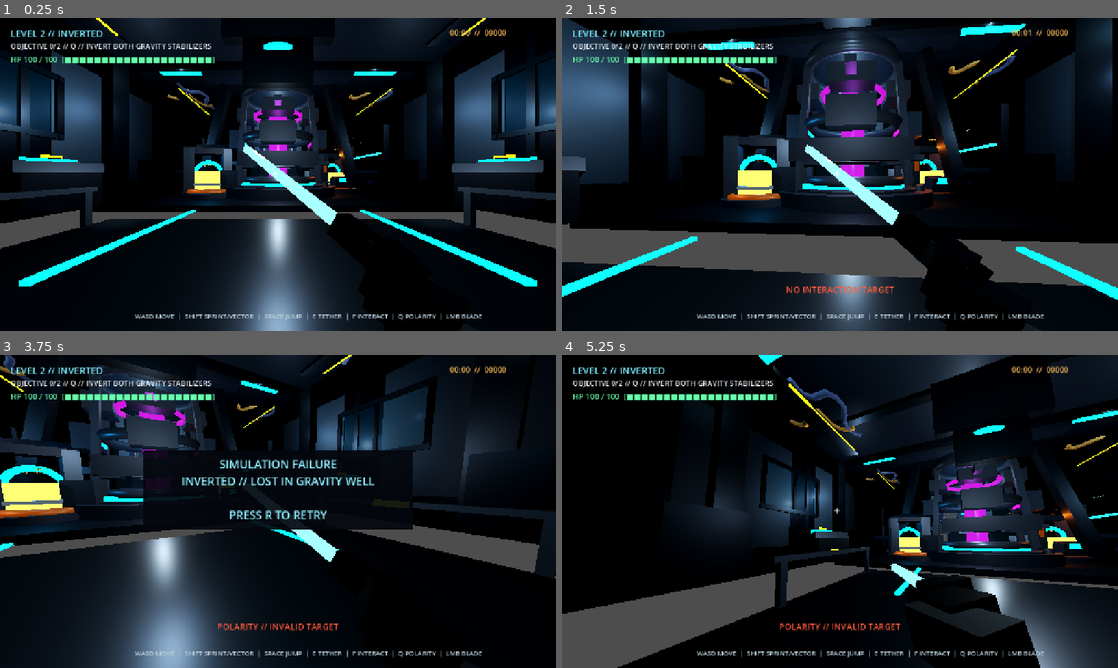
Above: before the commit, frames 1-4 (two rows, left to right).
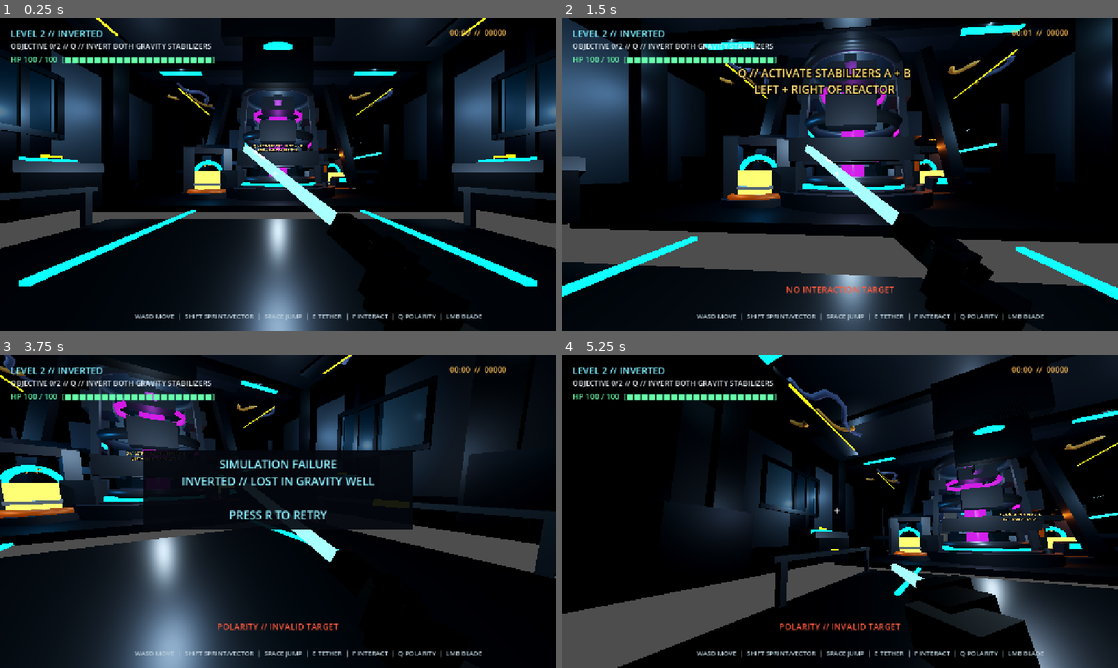
Above: after the commit, the same moments.

Repository: ZappyBoi2007/GlitchVerse
Game: Godot game, scene res://levels/inverted/inverted_preview.tscn
Two runs of this game, one before a commit and one after it. Both use one fixed random seed, a clock stepped at 60 frames per second and the inputs below. This scene is started directly instead of the project's main scene.
Inputs (mouse positions are in pixels of both pictures, inside the frame that each line leads up to):
- Up to frame 1 (0.25 s): no input
- Up to frame 2 (1.5 s): tap Enter at 0.5 s; move the mouse to (867, 174) at 0.52 s; hold E (grapple) 0.53-1.28 s; hold W (move_forward) from 0.53 s (still down); click (867, 174) at 0.67 s; tap Space (jump) at 0.77 s; move the mouse to (812, 174) at 1.27 s; tap F (interact) at 1.35 s
- Up to frame 3 (3.75 s): tap Space (jump) at 1.52, 3.02 s; move the mouse to (289, 505) at 2.02 s; hold Q (polarity) 2.03-2.78 s; move the mouse to (272, 517) at 2.77 s; tap 3 (select_freeze) at 2.85 s; click (272, 517) at 2.92 s; tap R (restart_level) at 3.5 s; move the mouse to (444, 558) at 3.52 s; release W (move_forward) at 3.53 s; hold A (move_left) from 3.53 s (still down); hold 2 (select_gravity) from 3.53 s (still down)
- Up to frame 4 (5.25 s): tap Space (jump) at 3.77, 4.52 s; tap R (restart_level) at 4.25 s; move the mouse to (673, 464) at 4.27 s; release 2 (select_gravity) at 4.28 s; tap 1 (select_phase) at 4.35 s; move the mouse to (845, 511) at 5.02 s; release A (move_left) at 5.03 s; hold W (move_forward) from 5.03 s (still down); hold Shift (sprint) from 5.03 s (still down); click (845, 511) at 5.17 s

The runs differ from the first frame. In frame 1, 0.1% of the frame differs, in the area x 45-55%, y 40-43%; in frame 2, 1.3%, in the area x 31-63%, y 16-25%; in frame 3, less than 0.1%; in frame 4, less than 0.1%.

Commit message:
Clarify Level 2 judging route

Diff:
--- a/levels/inverted/inverted_level.gd
+++ b/levels/inverted/inverted_level.gd
@@ -75,6 +75,27 @@
 		VECTOR_WALL_SCENE, "MaintenanceVectorWall", markers.get_node("MaintenanceVectorWall") as Node3D
 	)
 	add_label("LevelTitle", Vector3(0, 3.3, 16), "INVERTED // GRAVITY REACTOR", Color("8cefff"))
+	var stabilizer_guide := add_label(
+		"StabilizerRouteGuide",
+		Vector3(0, 2.35, 10.5),
+		"Q // ACTIVATE STABILIZERS A + B\nLEFT + RIGHT OF REACTOR",
+		Color("ffbf5a")
+	)
+	stabilizer_guide.font_size = 18
+	var tether_guide := add_label(
+		"TetherRouteGuide",
+		Vector3(0, 3.65, -6.2),
+		"UPPER ROUTE // E TETHER",
+		Color("8cefff")
+	)
+	tether_guide.font_size = 18
+	var portal_guide := add_label(
+		"PortalRouteGuide",
+		Vector3(0, 5.55, -13.0),
+		"EXIT // BEYOND VIOLET DECK",
+		Color("c792ff")
+	)
+	portal_guide.font_size = 18
 	var exit_guide := add_label("ExitGuide", Vector3(0, 6.4, -15.2), "EXIT DECK", Color("c792ff"))
 	exit_guide.font_size = 20
 	add_box("ExitPortalLeft", Vector3(-2.35, 5.2, -15.7), Vector3(0.22, 2.4, 0.22), secondary_material, false)
